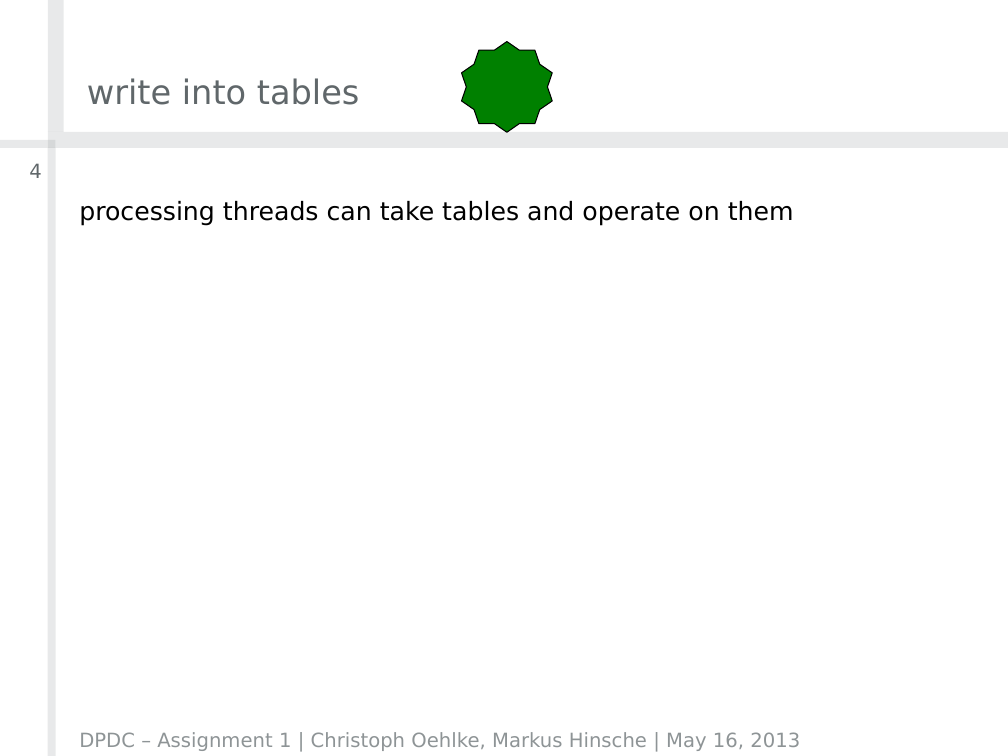
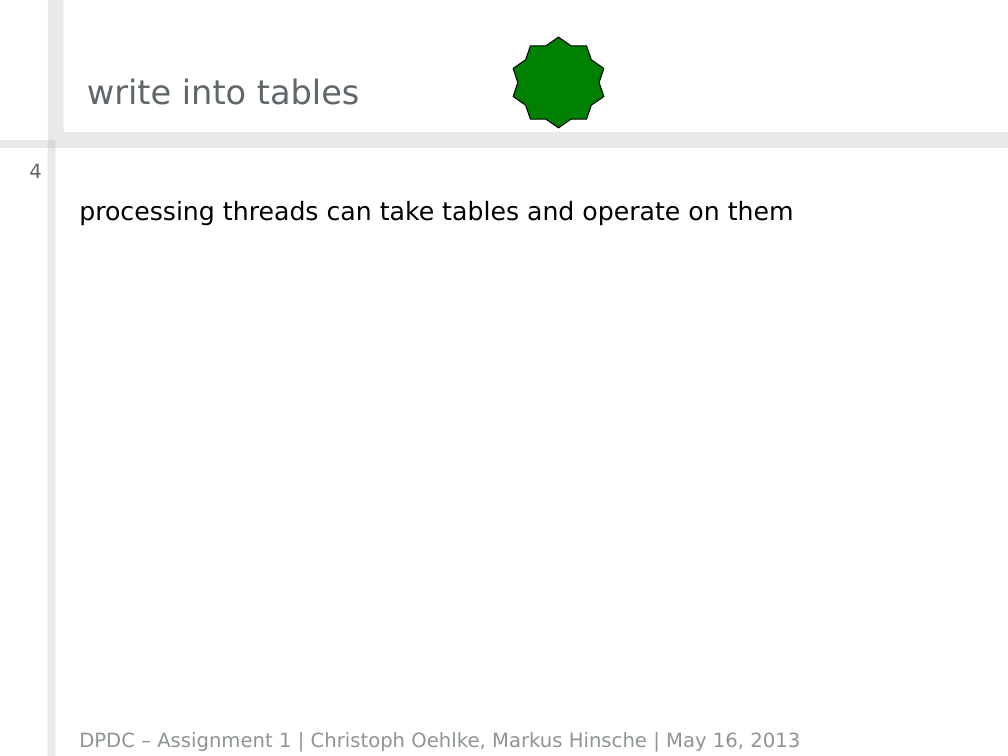
Before and after one commit to crizzy/dpdc-exercises, a slide deck: slide 4 of exercise2/DPDCAssignment2Group01.pptx. Drawn at 1008x756 pixels with LibreOffice and Linux fonts; fonts in the diff are those of the drawing; background and template pictures are left out. Boxes give left, top, right and bottom in pixels: in the first picture for what was removed or moved away, otherwise in the second. Text is boxed around its words. In the diff, an @@ line names an element or a change of style, - is before the commit and + after.

```diff
--- a/exercise2/DPDCAssignment2Group01.pptx
+++ b/exercise2/DPDCAssignment2Group01.pptx
@@ star: place and size @@
-star at [462, 41, 552, 132]
+star at [513, 37, 604, 128]
```
Also in this commit, not shown: 4 other slides changed, 11 slides added.
